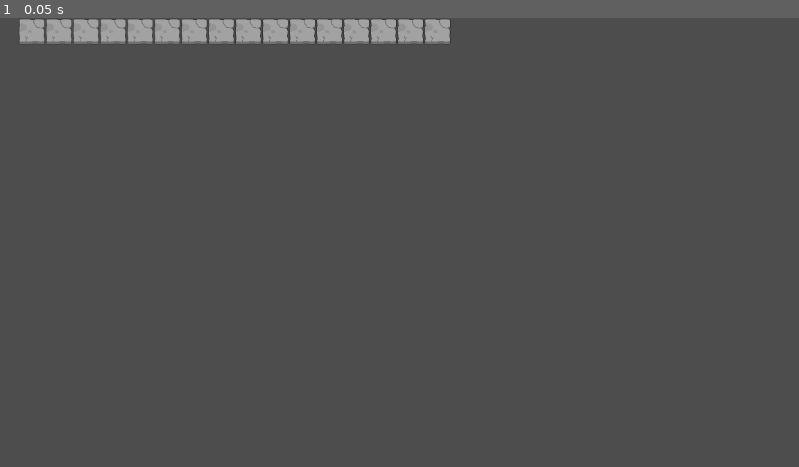
Above: before the commit, frame 1.
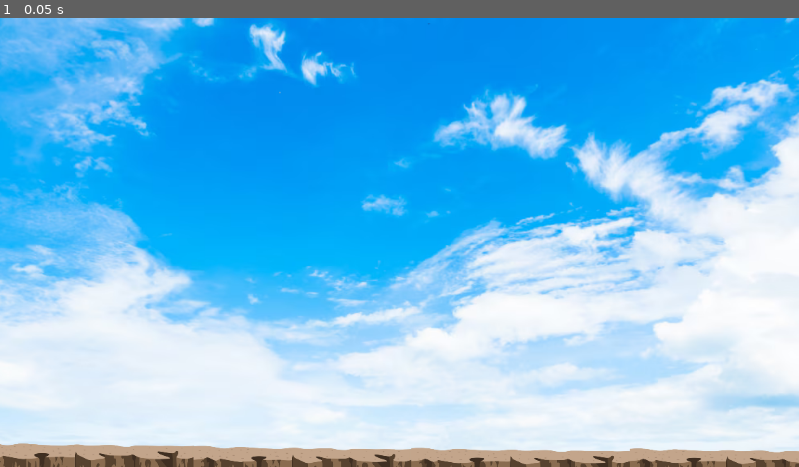
Above: after the commit, the same moment.

Repository: LeSarra69/JocFinal
Game: Godot game, scene res://Nivell1.tscn
Two runs of this game, one before a commit and one after it. Both use one fixed random seed, a clock stepped at 60 frames per second and the inputs below. Before the commit the project starts from res://joc.tscn.
Inputs:
- Up to frame 1 (0.05 s): no input

The runs differ from the first frame. In frame 1, 100% of the frame differs, in the area x 0-100%, y 0-100%.

Commit message:
Add files via upload

Diff:
--- /dev/null
+++ b/joc_final_marc_i_alex/Fondo.tscn
@@ -0,0 +1,40 @@
+[gd_scene load_steps=4 format=3 uid="uid://bixs3kkduytvt"]
+
+[ext_resource type="Texture2D" uid="uid://clsdu7f7tmbgn" path="res://nube-blanca-cielo-azul_1203-9446.png" id="1_nw7bw"]
+[ext_resource type="Texture2D" uid="uid://bp7g0dbppmo1h" path="res://terra_on_saltar.png" id="2_gbpp6"]
+
+[sub_resource type="RectangleShape2D" id="RectangleShape2D_nw7bw"]
+size = Vector2(1177, 85)
+
+[node name="Fondo" type="Node2D"]
+
+[node name="Nube-blanca-cielo-azul1203-9446" type="Sprite2D" parent="."]
+position = Vector2(577.5, 330)
+scale = Vector2(1.16767, 0.996988)
+texture = ExtResource("1_nw7bw")
+
+[node name="Area2D" type="Area2D" parent="."]
+
+[node name="CollisionShape2D" type="CollisionShape2D" parent="Area2D"]
+position = Vector2(573.5, 640.5)
+shape = SubResource("RectangleShape2D_nw7bw")
+
+[node name="TerraOnSaltar" type="Sprite2D" parent="Area2D"]
+position = Vector2(123, 638.5)
+scale = Vector2(0.234177, 0.368421)
+texture = ExtResource("2_gbpp6")
+
+[node name="TerraOnSaltar2" type="Sprite2D" parent="Area2D"]
+position = Vector2(436, 640.062)
+scale = Vector2(0.233991, 0.345095)
+texture = ExtResource("2_gbpp6")
+
+[node name="TerraOnSaltar3" type="Sprite2D" parent="Area2D"]
+position = Vector2(750.625, 643)
+scale = Vector2(0.234736, 0.315789)
+texture = ExtResource("2_gbpp6")
+
+[node name="TerraOnSaltar4" type="Sprite2D" parent="Area2D"]
+position = Vector2(1061.94, 643)
+scale = Vector2(0.22943, 0.31579)
+texture = ExtResource("2_gbpp6")
--- /dev/null
+++ b/joc_final_marc_i_alex/Nivell1.tscn
@@ -0,0 +1,7 @@
+[gd_scene load_steps=2 format=3 uid="uid://cvysdygprxmyx"]
+
+[ext_resource type="PackedScene" uid="uid://ctx2tka2mevwo" path="res://fondoniv1.tscn" id="1_j5xk7"]
+
+[node name="Node2D" type="Node2D"]
+
+[node name="Fondonivell1" parent="." instance=ExtResource("1_j5xk7")]
--- /dev/null
+++ b/joc_final_marc_i_alex/fondoniv1.tscn
@@ -0,0 +1,55 @@
+[gd_scene load_steps=5 format=3 uid="uid://ctx2tka2mevwo"]
+
+[ext_resource type="Texture2D" uid="uid://clsdu7f7tmbgn" path="res://nube-blanca-cielo-azul_1203-9446.png" id="1_gioso"]
+[ext_resource type="Texture2D" uid="uid://bp7g0dbppmo1h" path="res://terra_on_saltar.png" id="2_s47h5"]
+
+[sub_resource type="RectangleShape2D" id="RectangleShape2D_nw7bw"]
+size = Vector2(1177, 59)
+
+[sub_resource type="RectangleShape2D" id="RectangleShape2D_gioso"]
+size = Vector2(80, 637)
+
+[node name="Fondonivell1" type="Node2D"]
+
+[node name="Nube-blanca-cielo-azul1203-9446" type="Sprite2D" parent="."]
+position = Vector2(577.5, 330)
+scale = Vector2(1.16767, 0.996988)
+texture = ExtResource("1_gioso")
+
+[node name="Area2D" type="Area2D" parent="."]
+
+[node name="CollisionShape2D" type="CollisionShape2D" parent="Area2D"]
+position = Vector2(573.5, 653.5)
+shape = SubResource("RectangleShape2D_nw7bw")
+
+[node name="TerraOnSaltar" type="Sprite2D" parent="Area2D"]
+position = Vector2(123, 642)
+scale = Vector2(0.234177, 0.31579)
+texture = ExtResource("2_s47h5")
+
+[node name="TerraOnSaltar2" type="Sprite2D" parent="Area2D"]
+position = Vector2(436, 646)
+scale = Vector2(0.233991, 0.306817)
+texture = ExtResource("2_s47h5")
+
+[node name="TerraOnSaltar3" type="Sprite2D" parent="Area2D"]
+position = Vector2(750.625, 647.5)
+scale = Vector2(0.234736, 0.291866)
+texture = ExtResource("2_s47h5")
+
+[node name="TerraOnSaltar4" type="Sprite2D" parent="Area2D"]
+position = Vector2(1061.94, 647)
+scale = Vector2(0.22943, 0.277512)
+texture = ExtResource("2_s47h5")
+
+[node name="Area2D2" type="Area2D" parent="."]
+
+[node name="CollisionShape2D" type="CollisionShape2D" parent="Area2D2"]
+position = Vector2(-43, 308.5)
+shape = SubResource("RectangleShape2D_gioso")
+
+[node name="Area2D3" type="Area2D" parent="."]
+
+[node name="CollisionShape2D" type="CollisionShape2D" parent="Area2D3"]
+position = Vector2(1199, 321)
+shape = SubResource("RectangleShape2D_gioso")
--- /dev/null
+++ b/joc_final_marc_i_alex/monstruitos.tscn
@@ -0,0 +1,73 @@
+[gd_scene load_steps=11 format=3 uid="uid://kwm5jrflqjnh"]
+
+[ext_resource type="Texture2D" uid="uid://cw6l38xjg0wxp" path="res://goblinanimat.png" id="1_pwqn7"]
+
+[sub_resource type="RectangleShape2D" id="RectangleShape2D_4owgy"]
+
+[sub_resource type="AtlasTexture" id="AtlasTexture_ckfdn"]
+atlas = ExtResource("1_pwqn7")
+region = Rect2(438, 408, 73, 102)
+
+[sub_resource type="AtlasTexture" id="AtlasTexture_ovbjy"]
+atlas = ExtResource("1_pwqn7")
+region = Rect2(365, 408, 73, 102)
+
+[sub_resource type="AtlasTexture" id="AtlasTexture_op015"]
+atlas = ExtResource("1_pwqn7")
+region = Rect2(292, 408, 73, 102)
+
+[sub_resource type="AtlasTexture" id="AtlasTexture_33t2g"]
+atlas = ExtResource("1_pwqn7")
+region = Rect2(219, 408, 73, 102)
+
+[sub_resource type="AtlasTexture" id="AtlasTexture_qpp8j"]
+atlas = ExtResource("1_pwqn7")
+region = Rect2(146, 408, 73, 102)
+
+[sub_resource type="AtlasTexture" id="AtlasTexture_pnbgc"]
+atlas = ExtResource("1_pwqn7")
+region = Rect2(73, 408, 73, 102)
+
+[sub_resource type="AtlasTexture" id="AtlasTexture_t3g3x"]
+atlas = ExtResource("1_pwqn7")
+region = Rect2(0, 408, 73, 102)
+
+[sub_resource type="SpriteFrames" id="SpriteFrames_k11fl"]
+animations = [{
+"frames": [{
+"duration": 1.0,
+"texture": SubResource("AtlasTexture_ckfdn")
+}, {
+"duration": 1.0,
+"texture": SubResource("AtlasTexture_ovbjy")
+}, {
+"duration": 1.0,
+"texture": SubResource("AtlasTexture_op015")
+}, {
+"duration": 1.0,
+"texture": SubResource("AtlasTexture_33t2g")
+}, {
+"duration": 1.0,
+"texture": SubResource("AtlasTexture_qpp8j")
+}, {
+"duration": 1.0,
+"texture": SubResource("AtlasTexture_pnbgc")
+}, {
+"duration": 1.0,
+"texture": SubResource("AtlasTexture_t3g3x")
+}],
+"loop": true,
+"name": &"default",
+"speed": 5.0
+}]
+
+[node name="Node2D" type="Node2D"]
+
+[node name="Area2D" type="Area2D" parent="."]
+
+[node name="CollisionShape2D" type="CollisionShape2D" parent="Area2D"]
+shape = SubResource("RectangleShape2D_4owgy")
+
+[node name="AnimatedSprite2D" type="AnimatedSprite2D" parent="Area2D"]
+sprite_frames = SubResource("SpriteFrames_k11fl")
+frame_progress = 0.57538
--- a/joc_final_marc_i_alex/personatges.tscn
+++ b/joc_final_marc_i_alex/personatges.tscn
@@ -1,14 +1,160 @@
-[gd_scene load_steps=2 format=3 uid="uid://blnr5bjqx27gj"]
+[gd_scene load_steps=23 format=3 uid="uid://blnr5bjqx27gj"]
 
-[sub_resource type="RectangleShape2D" id="RectangleShape2D_ohkvf"]
-size = Vector2(100, 203)
+[ext_resource type="Texture2D" uid="uid://bbkvv1uus1su8" path="res://per1.1.png" id="1_1qpwt"]
+[ext_resource type="Texture2D" uid="uid://81m2vg3ol822" path="res://pers1.2.png" id="2_gfwt1"]
+
+[sub_resource type="RectangleShape2D" id="RectangleShape2D_a6erd"]
+size = Vector2(124, 217)
+
+[sub_resource type="AtlasTexture" id="AtlasTexture_7v25k"]
+atlas = ExtResource("1_1qpwt")
+region = Rect2(0, 0, 270, 269)
+
+[sub_resource type="AtlasTexture" id="AtlasTexture_37myn"]
+atlas = ExtResource("1_1qpwt")
+region = Rect2(270, 0, 270, 269)
+
+[sub_resource type="AtlasTexture" id="AtlasTexture_1teuu"]
+atlas = ExtResource("1_1qpwt")
+region = Rect2(540, 0, 270, 269)
+
+[sub_resource type="AtlasTexture" id="AtlasTexture_xg73j"]
+atlas = ExtResource("1_1qpwt")
+region = Rect2(810, 0, 270, 269)
+
+[sub_resource type="AtlasTexture" id="AtlasTexture_54pq0"]
+atlas = ExtResource("1_1qpwt")
+region = Rect2(0, 269, 270, 269)
+
+[sub_resource type="AtlasTexture" id="AtlasTexture_i214d"]
+atlas = ExtResource("1_1qpwt")
+region = Rect2(270, 269, 270, 269)
+
+[sub_resource type="AtlasTexture" id="AtlasTexture_y50fq"]
+atlas = ExtResource("1_1qpwt")
+region = Rect2(540, 269, 270, 269)
+
+[sub_resource type="AtlasTexture" id="AtlasTexture_11kvs"]
+atlas = ExtResource("1_1qpwt")
+region = Rect2(810, 269, 270, 269)
+
+[sub_resource type="AtlasTexture" id="AtlasTexture_pbcio"]
+atlas = ExtResource("2_gfwt1")
+region = Rect2(0, 0, 196, 269)
+
+[sub_resource type="AtlasTexture" id="AtlasTexture_vxyiq"]
+atlas = ExtResource("2_gfwt1")
+region = Rect2(196, 0, 196, 269)
+
+[sub_resource type="AtlasTexture" id="AtlasTexture_rsotg"]
+atlas = ExtResource("2_gfwt1")
+region = Rect2(392, 0, 196, 269)
+
+[sub_resource type="AtlasTexture" id="AtlasTexture_7ir7p"]
+atlas = ExtResource("2_gfwt1")
+region = Rect2(588, 0, 196, 269)
+
+[sub_resource type="AtlasTexture" id="AtlasTexture_wggt7"]
+atlas = ExtResource("2_gfwt1")
+region = Rect2(784, 0, 196, 269)
+
+[sub_resource type="AtlasTexture" id="AtlasTexture_wr86n"]
+atlas = ExtResource("2_gfwt1")
+region = Rect2(0, 269, 196, 269)
+
+[sub_resource type="AtlasTexture" id="AtlasTexture_m3kc7"]
+atlas = ExtResource("2_gfwt1")
+region = Rect2(196, 269, 196, 269)
+
+[sub_resource type="AtlasTexture" id="AtlasTexture_mtibl"]
+atlas = ExtResource("2_gfwt1")
+region = Rect2(392, 269, 196, 269)
+
+[sub_resource type="AtlasTexture" id="AtlasTexture_came3"]
+atlas = ExtResource("2_gfwt1")
+region = Rect2(588, 269, 196, 269)
+
+[sub_resource type="AtlasTexture" id="AtlasTexture_yy3he"]
+atlas = ExtResource("2_gfwt1")
+region = Rect2(784, 269, 196, 269)
+
+[sub_resource type="SpriteFrames" id="SpriteFrames_viah5"]
+animations = [{
+"frames": [{
+"duration": 0.3,
+"texture": SubResource("AtlasTexture_7v25k")
+}, {
+"duration": 0.3,
+"texture": SubResource("AtlasTexture_37myn")
+}, {
+"duration": 0.3,
+"texture": SubResource("AtlasTexture_1teuu")
+}, {
+"duration": 0.3,
+"texture": SubResource("AtlasTexture_xg73j")
+}, {
+"duration": 0.3,
+"texture": SubResource("AtlasTexture_54pq0")
+}, {
+"duration": 0.3,
+"texture": SubResource("AtlasTexture_i214d")
+}, {
+"duration": 0.3,
+"texture": SubResource("AtlasTexture_y50fq")
+}, {
+"duration": 0.3,
+"texture": SubResource("AtlasTexture_11kvs")
+}],
+"loop": true,
+"name": &"animacio_roda",
+"speed": 5.0
+}, {
+"frames": [{
+"duration": 0.5,
+"texture": SubResource("AtlasTexture_pbcio")
+}, {
+"duration": 0.5,
+"texture": SubResource("AtlasTexture_vxyiq")
+}, {
+"duration": 0.5,
+"texture": SubResource("AtlasTexture_rsotg")
+}, {
+"duration": 0.5,
+"texture": SubResource("AtlasTexture_7ir7p")
+}, {
+"duration": 0.5,
+"texture": SubResource("AtlasTexture_wggt7")
+}, {
+"duration": 0.5,
+"texture": SubResource("AtlasTexture_wr86n")
+}, {
+"duration": 0.5,
+"texture": SubResource("AtlasTexture_m3kc7")
+}, {
+"duration": 0.5,
+"texture": SubResource("AtlasTexture_mtibl")
+}, {
+"duration": 0.5,
+"texture": SubResource("AtlasTexture_came3")
+}, {
+"duration": 0.5,
+"texture": SubResource("AtlasTexture_yy3he")
+}],
+"loop": true,
+"name": &"animaico_moviment",
+"speed": 5.0
+}]
 
 [node name="Node2D" type="Node2D"]
 
-[node name="Area2D" type="Area2D" parent="."]
+[node name="CharacterBody2D" type="CharacterBody2D" parent="."]
 
-[node name="CollisionShape2D" type="CollisionShape2D" parent="Area2D"]
-position = Vector2(185, 111.5)
-shape = SubResource("RectangleShape2D_ohkvf")
+[node name="CollisionShape2D" type="CollisionShape2D" parent="CharacterBody2D"]
+position = Vector2(594, 274.5)
+shape = SubResource("RectangleShape2D_a6erd")
 
-[node name="Sprite2D" type="Sprite2D" parent="Area2D"]
+[node name="AnimatedSprite2D" type="AnimatedSprite2D" parent="CharacterBody2D"]
+position = Vector2(595, 266)
+sprite_frames = SubResource("SpriteFrames_viah5")
+animation = &"animaico_moviment"
+frame_progress = 0.489157
--- a/joc_final_marc_i_alex/project.godot
+++ b/joc_final_marc_i_alex/project.godot
@@ -11,6 +11,6 @@
 [application]
 
 config/name="Joc_Final_Marc_i_Alex"
-run/main_scene="uid://1q064j1orfh4"
+run/main_scene="uid://cvysdygprxmyx"
 config/features=PackedStringArray("4.4", "Forward Plus")
 config/icon="res://icon.svg"
Binary file added: joc_final_marc_i_alex/animacionspers2.ong - còpia.png
Not shown, added: joc_final_marc_i_alex/animacionspers2.ong - còpia.png.import
Binary file added: joc_final_marc_i_alex/animacionspers2.ong.png
Not shown, added: joc_final_marc_i_alex/animacionspers2.ong.png.import
Binary file added: joc_final_marc_i_alex/cielito.png
Not shown, added: joc_final_marc_i_alex/cielito.png.import
Binary file added: joc_final_marc_i_alex/goblinanimat.png
Not shown, added: joc_final_marc_i_alex/goblinanimat.png.import
Binary file added: joc_final_marc_i_alex/hielito.png
Not shown, added: joc_final_marc_i_alex/hielito.png.import
Binary file added: joc_final_marc_i_alex/nube-blanca-cielo-azul_1203-9446.png
Not shown, added: joc_final_marc_i_alex/nube-blanca-cielo-azul_1203-9446.png.import
(and 6 more such lines)
